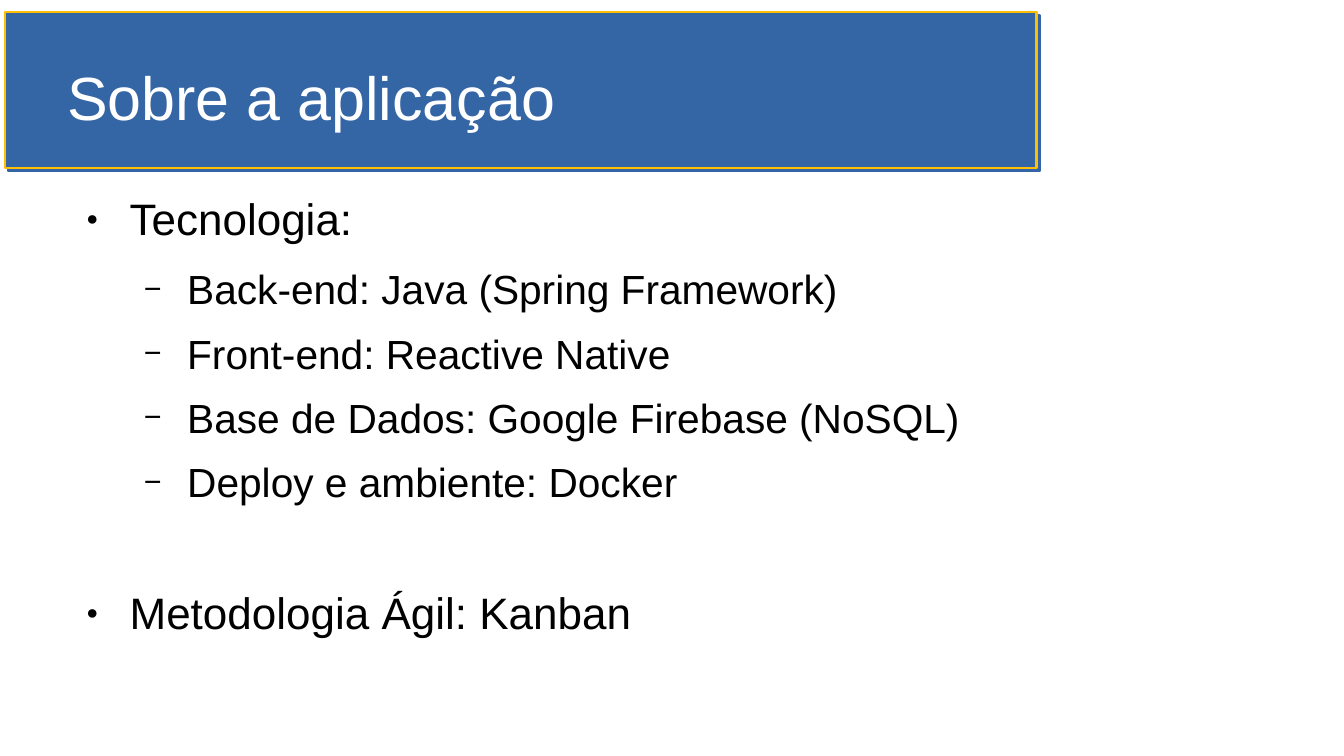
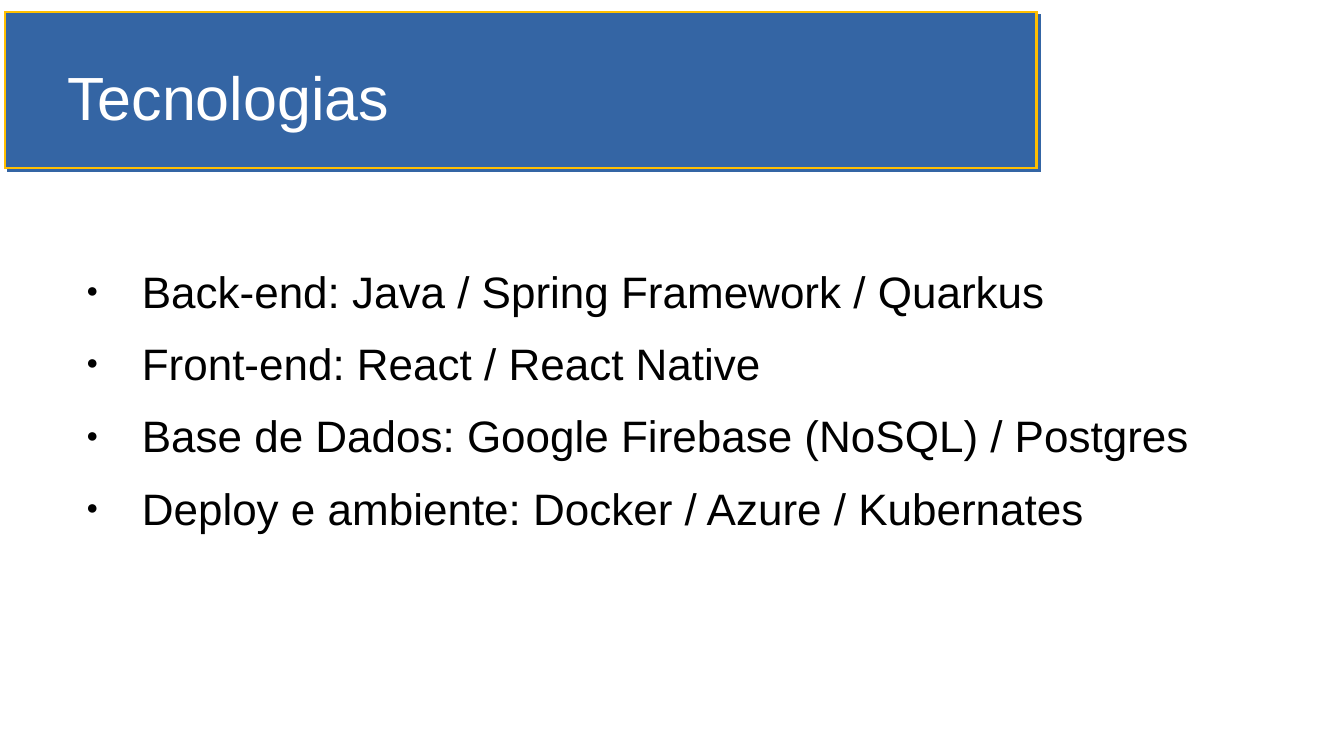
Before and after one commit to MBA-Impacta/mvp-coleta-consciente-descricao, a slide deck: slide 11 of SlidesMVP.odp (slide 14 before the commit). Drawn at 1344x756 pixels with LibreOffice and Linux fonts; fonts in the diff are those of the drawing. Boxes give left, top, right and bottom in pixels: in the first picture for what was removed or moved away, otherwise in the second. Text is boxed around its words. In the diff, an @@ line names an element or a change of style, - is before the commit and + after.

```diff
--- a/SlidesMVP.odp
+++ b/SlidesMVP.odp
@@ rectangle removed at box(5, 12, 1037, 168) @@
@@ freeform shape added at box(5, 12, 1037, 168), fill #3465A4, outline #FFBF00 1.42 pt @@
@@ title at box(67, 76, 389, 131): text changed @@
-Sobre a aplicação
+Tecnologias
@@ text at box(142, 276, 1189, 533): text changed; size 24 to 26 pt @@
-● Tecnologia:
-  − Back-end: Java (Spring Framework)
-  − Front-end: Reactive Native
-  − Base de Dados: Google Firebase (NoSQL)
-  − Deploy e ambiente: Docker
-● Metodologia Ágil: Kanban
+● Back-end: Java / Spring Framework / Quarkus
+● Front-end: React / React Native
+● Base de Dados: Google Firebase (NoSQL) / Postgres
+● Deploy e ambiente: Docker / Azure / Kubernates
```
Also in this commit, not shown: 8 other slides changed, 3 slides added, 7 slides removed.
